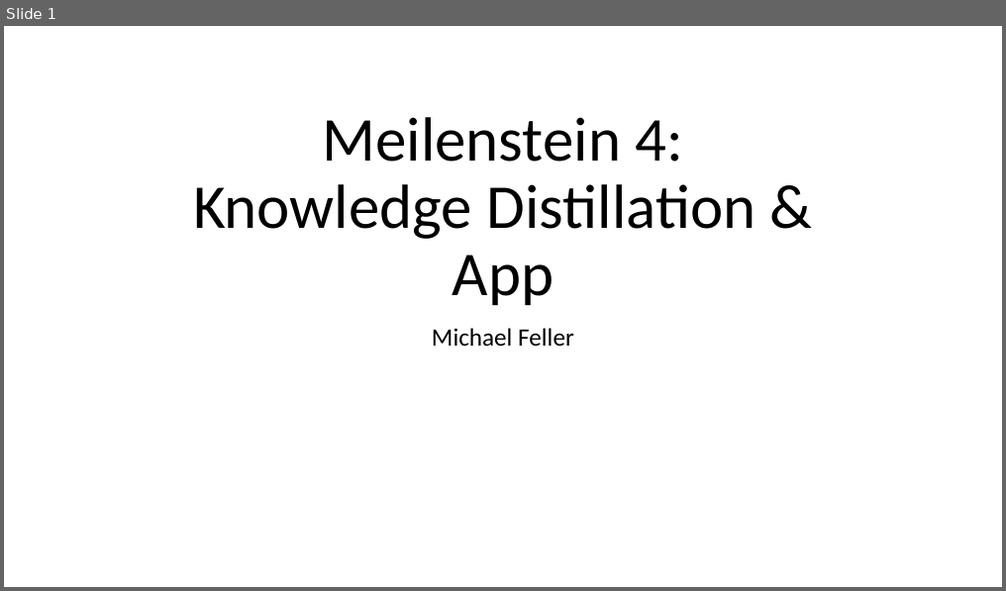
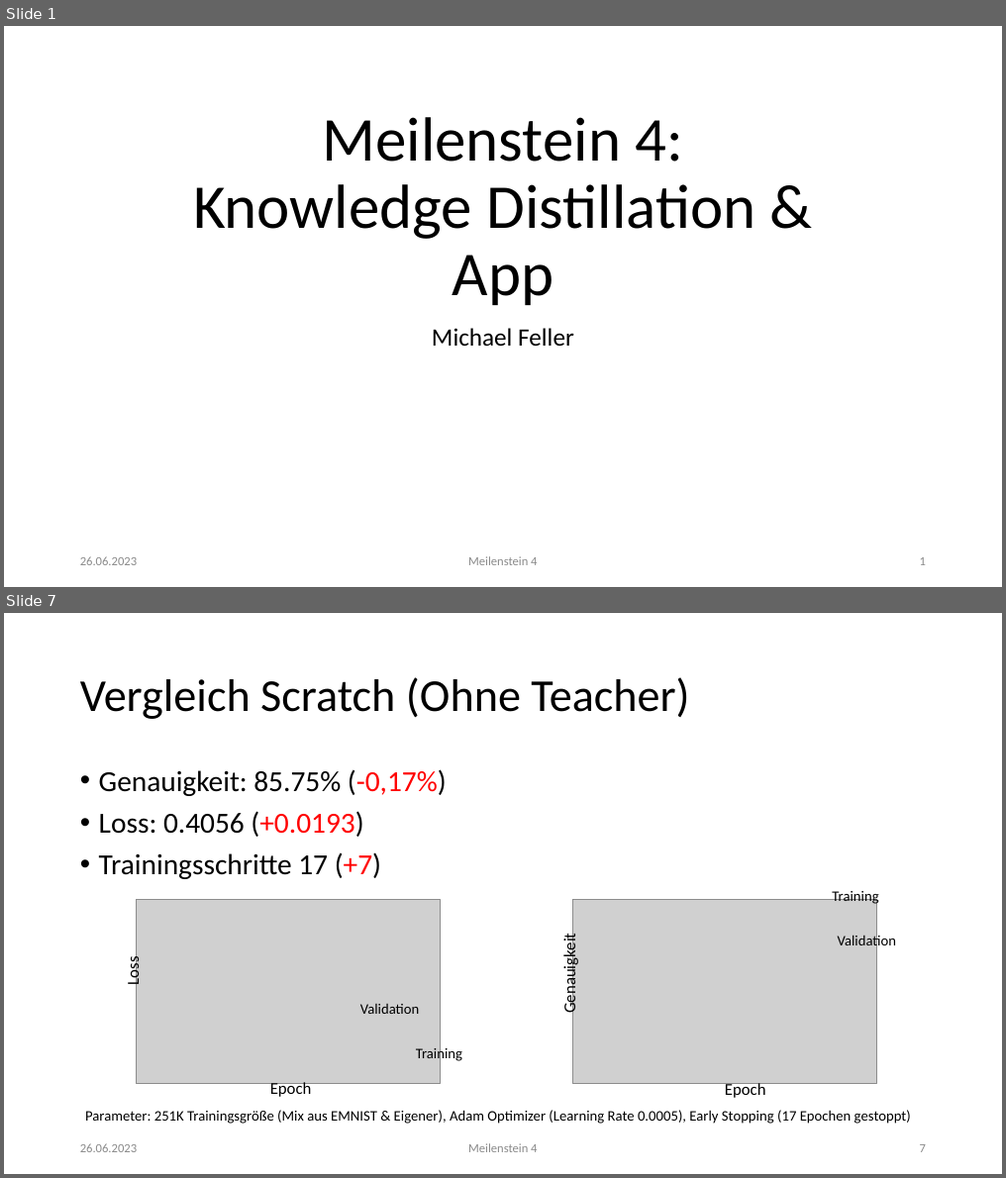
Before and after one commit to mfeller2000/DeepLearning-OCR-App, a slide deck: doc/meilensteine/MS4.pptx. Shown one above the other, each under a label of ours: slide 1 before the commit, slides 1 and 7 after it; the slides between them are not shown. The pictures are 1006x591 and 1006x1178 pixels, drawn with LibreOffice and Linux fonts; fonts in the diff are those of the drawing; grey boxes stand for pictures. Boxes give left, top, right and bottom in pixels: in the first picture for what was removed or moved away, otherwise in the second. Text is boxed around its words. In the diff, an @@ line names an element or a change of style, - is before the commit and + after.

```diff
--- a/doc/meilensteine/MS4.pptx
+++ b/doc/meilensteine/MS4.pptx
@@ slide 7 added at bbox=[4, 613, 1002, 1174], background #FFFFFF @@
@@ title added at bbox=[80, 677, 689, 719], 44 pt, text #000000 @@
+Vergleich Scratch (Ohne Teacher)
@@ text added at bbox=[99, 769, 447, 879], 28 pt, text #000000 @@
+• Genauigkeit: 85.75% (-0,17%)
+• Loss: 0.4056 (+0.0193)
+• Trainingsschritte 17 (+7)
@@ picture added at bbox=[136, 900, 440, 1084] @@
@@ picture added at bbox=[573, 900, 877, 1084] @@
@@ text added at bbox=[832, 888, 878, 905], 14 pt, text #000000 @@
+Training
@@ text added at bbox=[838, 934, 897, 951], 14 pt, text #000000 @@
+Validation
@@ text added at bbox=[123, 959, 143, 985], 16 pt, text #000000 @@
+Loss
@@ text added at bbox=[559, 941, 579, 1011], 16 pt, text #000000 @@
+Genauigkeit
@@ text added at bbox=[360, 1004, 420, 1014], 14 pt, text #000000 @@
+Validation
@@ text added at bbox=[416, 1046, 462, 1062], 14 pt, text #000000 @@
+Training
@@ text added at bbox=[270, 1082, 312, 1097], 16 pt, text #000000 @@
+Epoch
@@ text added at bbox=[725, 1083, 766, 1098], 16 pt, text #000000 @@
+Epoch
@@ text added at bbox=[85, 1110, 911, 1124], 14 pt, text #000000 @@
+Parameter: 251K Trainingsgröße (Mix aus EMNIST & Eigener), Adam Optimizer (Learning Rate 0.0005), Early Stopping (17 Epochen gestoppt)
@@ text added at bbox=[80, 1144, 137, 1153], 12 pt, text #8C8C8C @@
+26.06.2023
@@ text added at bbox=[468, 1144, 537, 1153], 12 pt, text #8C8C8C @@
+Meilenstein 4
@@ page number added at bbox=[920, 1145, 926, 1153], 12 pt, text #8C8C8C @@
+7
@@ slide 1 changed as well @@
@@ text added at bbox=[80, 557, 137, 566], 12 pt, text #8C8C8C @@
+26.06.2023
@@ text added at bbox=[468, 557, 537, 566], 12 pt, text #8C8C8C @@
+Meilenstein 4
@@ page number added at bbox=[920, 558, 926, 566], 12 pt, text #8C8C8C @@
+1
```
Also in this commit, not shown: 2 other slides changed, 11 other slides added, 17 other files.
